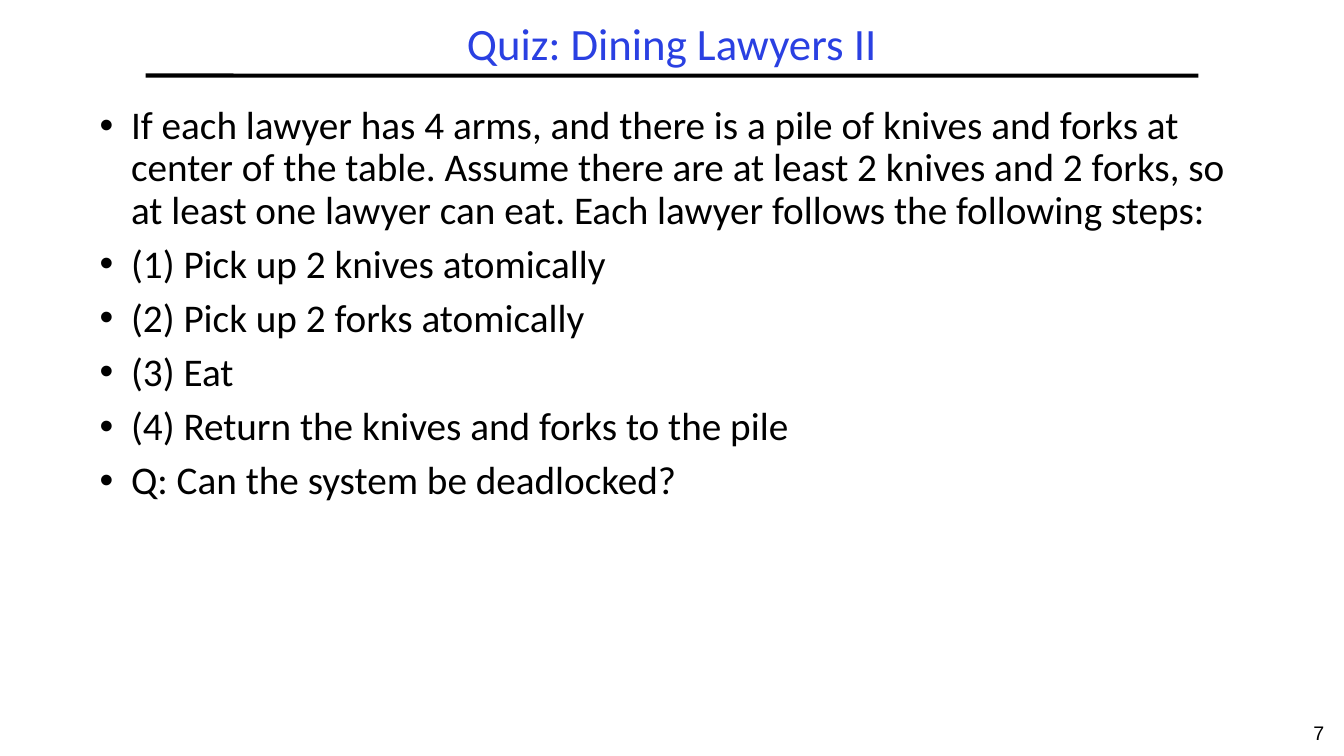
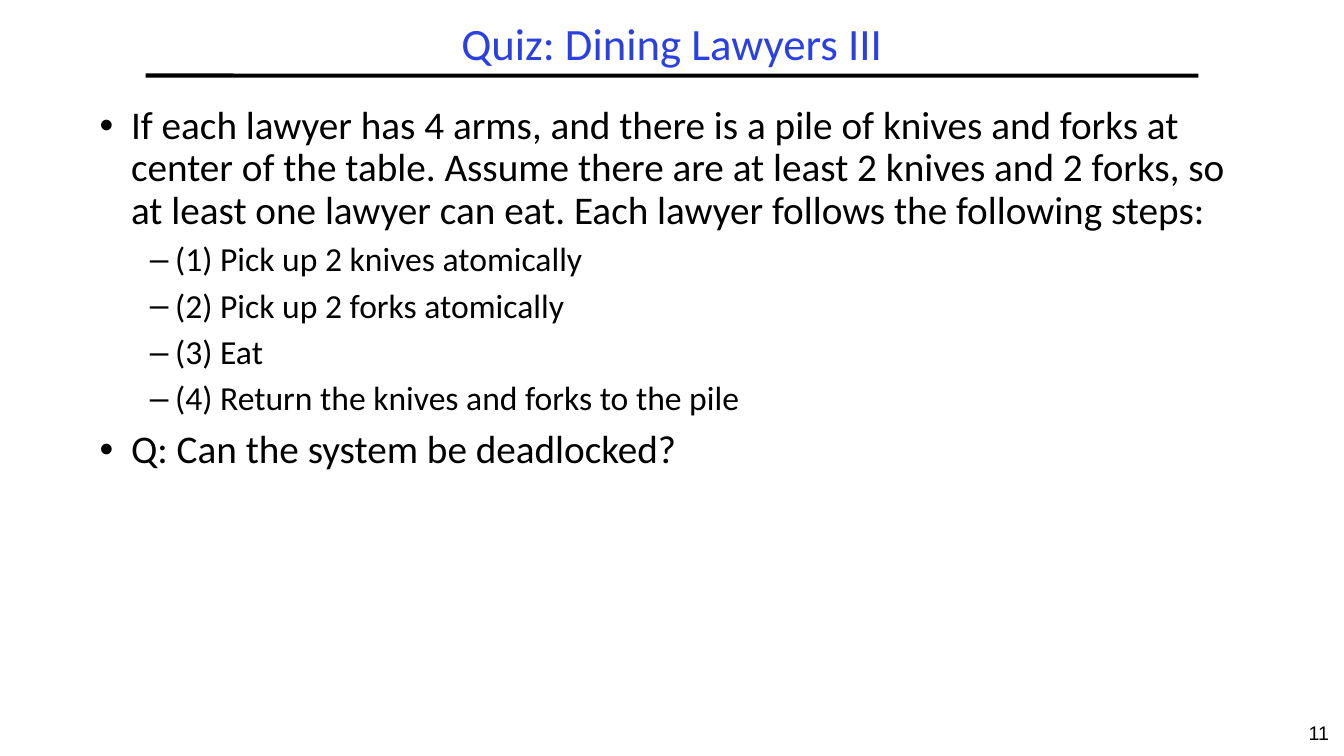
Before and after one commit to guhofstra/CSC256Fa25, a slide deck: slide 11 of PPTs/L4-Exercises.pptx (slide 7 before the commit). Drawn at 1344x756 pixels with LibreOffice and Linux fonts; fonts in the diff are those of the drawing. Boxes give left, top, right and bottom in pixels: in the first picture for what was removed or moved away, otherwise in the second. Text is boxed around its words. In the diff, an @@ line names an element or a change of style, - is before the commit and + after.

```diff
--- a/PPTs/L4-Exercises.pptx
+++ b/PPTs/L4-Exercises.pptx
@@ title at (x1=461, y1=29, x2=882, y2=68): text changed @@
-Quiz: Dining Lawyers II
+Quiz: Dining Lawyers III
@@ text at (x1=175, y1=246, x2=739, y2=416): size 28 to 24 pt in "(1) Pick up 2 knives atomically", "(2) Pick up 2 forks atomically", "(3) Eat", "(4) Return the knives and forks to ..."; bullet • to –; list level 1 to 2 in "(1) Pick up 2 knives ..."; list level 1 to 2 in "(2) Pick up 2 forks ..."; list level 1 to 2 in "(3) Eat"; list level 1 to 2 in "(4) Return the knives and ..." @@
@@ page number at (x1=1309, y1=726, x2=1329, y2=740): text changed @@
-7
+11
```
Also in this commit, not shown: 6 other slides changed, 3 slides added, 1 slide removed, 4 other files.
